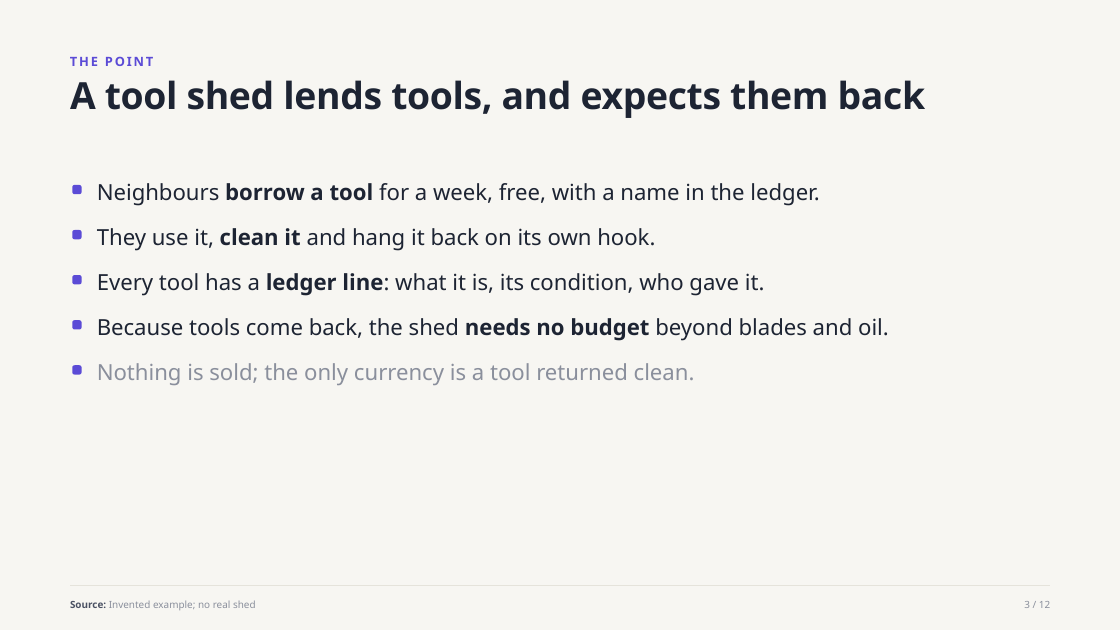
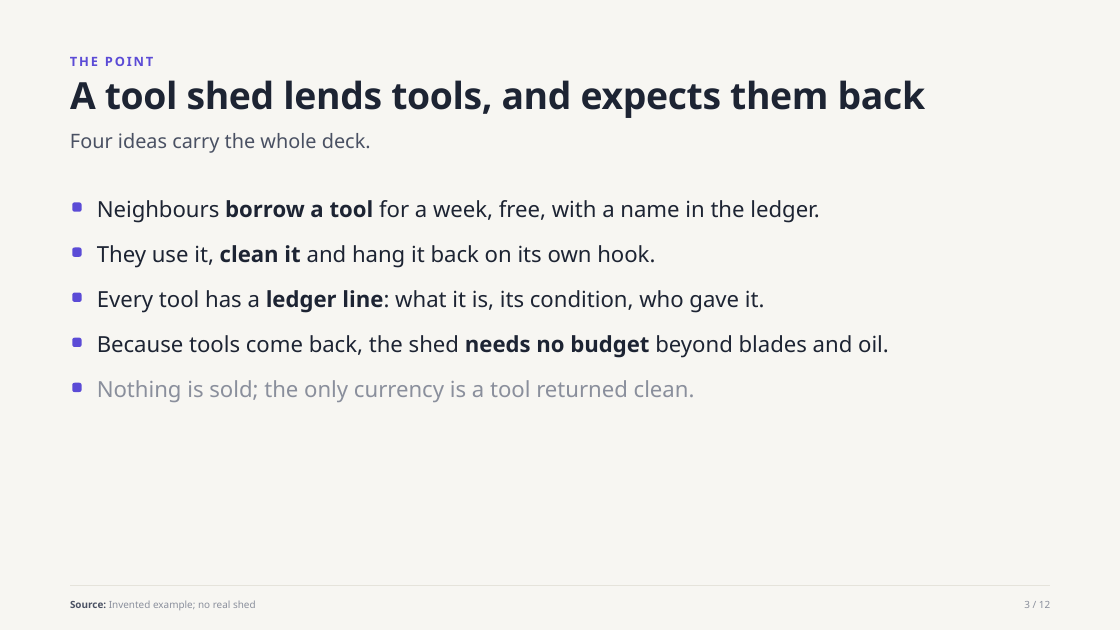
Before and after one commit to witt3rd/publishing, a slide deck: slide 3 of docs/samples/house-style-explainer-v1.pptx. Drawn at 1120x630 pixels with LibreOffice and Linux fonts; fonts in the diff are those of the drawing. Boxes give left, top, right and bottom in pixels: in the first picture for what was removed or moved away, otherwise in the second. Text is boxed around its words. In the diff, an @@ line names an element or a change of style, - is before the commit and + after.

```diff
--- a/docs/samples/house-style-explainer-v1.pptx
+++ b/docs/samples/house-style-explainer-v1.pptx
@@ text added at (70, 133, 371, 153), 17 pt, text #4A5163 @@
+Four ideas carry the whole deck.
@@ 4 texts, 2 rounded rectangles: place and size @@
-4 texts, 2 rounded rectangles at (72, 183, 819, 385)
+4 texts, 2 rounded rectangles at (72, 200, 819, 402)
@@ 3 rounded rectangles, 1 text: place and size @@
-3 rounded rectangles, 1 text at (72, 230, 889, 375)
+3 rounded rectangles, 1 text at (72, 248, 889, 392)
```
Also in this commit, not shown: 6 other slides changed, 5 other files.
